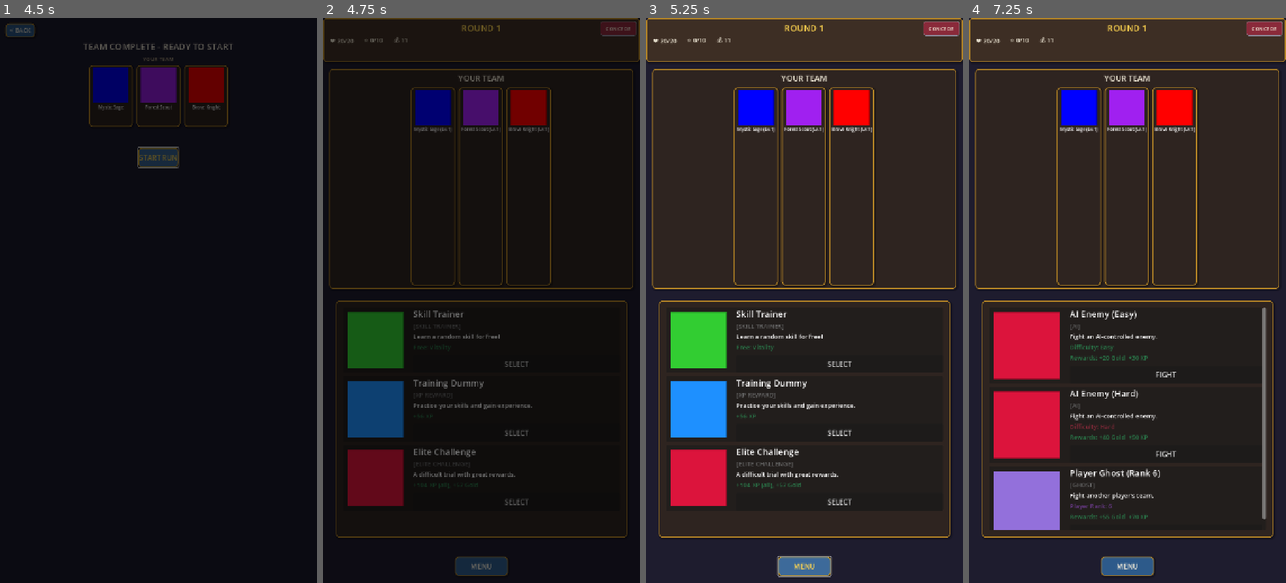
Above: before the commit, frames 1-4 (left to right).
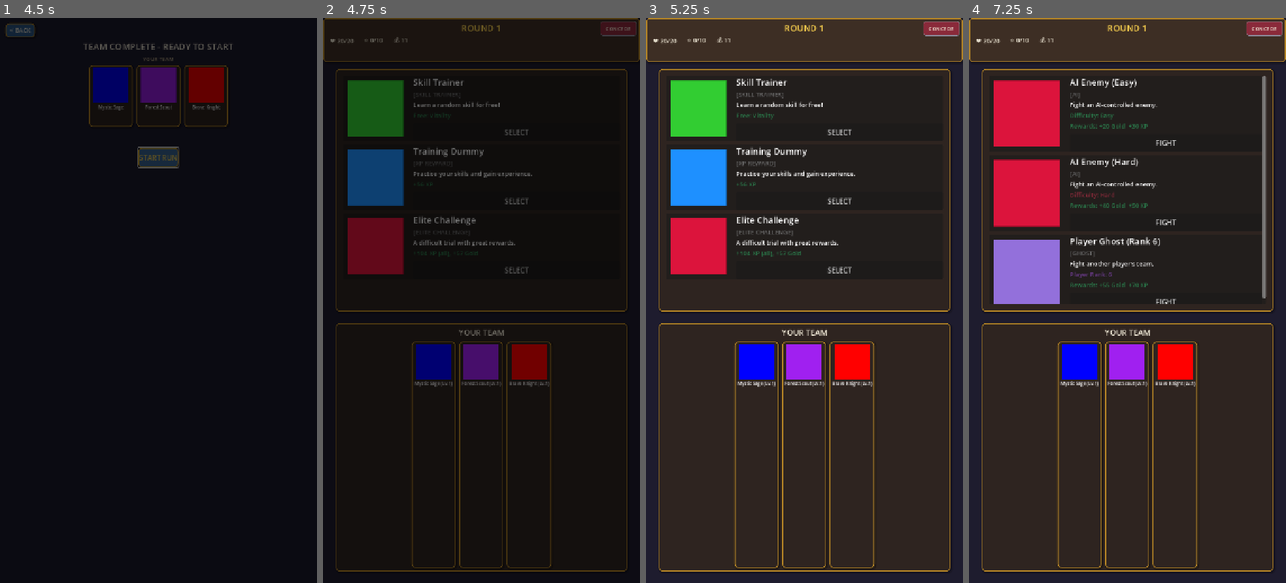
Above: after the commit, the same moments.

Repository: glenncj3/six-strong
Game: Godot game, scene res://scenes/main.tscn
Same seed, same stepped clock (60 frames per second), same inputs: the game is played once before the commit and once after it.
Inputs (mouse positions are in pixels of both pictures, inside the frame that each line leads up to):
- Up to frame 1 (4.5 s): click "PLAY" at 0.5 s; tap Enter at 1.25 s; move the mouse to (228, 272) at 1.27 s; hold D 1.28-2 s; tap G at 1.35 s; click (228, 272) at 1.42 s; click "SELECT" at 2 s; click "SELECT" at 2.75 s; click "SELECT" at 3.5 s; click "START RUN" at 4.25 s
- Up to frame 2 (4.75 s): no input
- Up to frame 3 (5.25 s): click (804, 566) at 5 s, where only the run before the commit has a clickable "MENU"
- Up to frame 4 (7.25 s): click "SELECT" at 5.75 s; click "SKIP" at 6.5 s

Frame 1 is identical in both runs. In frame 2, 21% of the frame differs, in the area x 1-98%, y 9-99%; in frame 3, 23%; in frame 4, 28%.

Commit message:
basic UI flip for team

Diff:
--- a/auto-battle-journey/scenes/ui/run_view.gd
+++ b/auto-battle-journey/scenes/ui/run_view.gd
@@ -21,7 +21,6 @@
 @onready var encounter_options_container = $CenterPanel/MarginContainer/VBoxContainer/EncounterOptionsScroll/EncounterOptionsContainer
 @onready var combat_options_scroll = $CenterPanel/MarginContainer/VBoxContainer/CombatOptionsScroll
 @onready var combat_options_container = $CenterPanel/MarginContainer/VBoxContainer/CombatOptionsScroll/CombatOptionsContainer
-@onready var menu_button = $MenuButton
 @onready var concede_button = $ConcedeButton
 @onready var concede_confirm_dialog = $ConcedeConfirmDialog
 
@@ -41,7 +40,6 @@
 	RunManager.gold_changed.connect(_on_gold_changed)
 	RunManager.phase_changed.connect(_on_phase_changed)
 
-	menu_button.pressed.connect(_on_menu_button_pressed)
 	concede_button.pressed.connect(_on_concede_button_pressed)
 	concede_confirm_dialog.confirmed.connect(_on_concede_confirmed)
 
@@ -76,9 +74,6 @@
 	reputation_label.add_theme_color_override("font_color", GameConstants.COLOR_TEXT_LIGHT)
 	wins_label.add_theme_color_override("font_color", GameConstants.COLOR_TEXT_LIGHT)
 	gold_label.add_theme_color_override("font_color", GameConstants.COLOR_TEXT_LIGHT)
-
-	# Button styling
-	UIStyles.apply_button_styles(menu_button)
 
 	# Concede button - special styling (danger action)
 	var concede_style = UIStyles.create_panel_style(
@@ -255,12 +250,6 @@
 	_update_all_displays()
 
 
-func _on_menu_button_pressed() -> void:
-	"""Open pause menu."""
-	# TODO: Create pause menu with additional options
-	print("RunView: Menu button pressed (pause menu not implemented)")
-
-
 func _on_concede_button_pressed() -> void:
 	"""Show concede confirmation dialog."""
 	concede_confirm_dialog.popup_centered()
--- a/auto-battle-journey/scenes/ui/run_view.tscn
+++ b/auto-battle-journey/scenes/ui/run_view.tscn
@@ -76,10 +76,10 @@
 [node name="TeamPanel" type="Panel" parent="."]
 layout_mode = 1
 anchors_preset = -1
-anchor_left = 0.02
-anchor_top = 0.09
-anchor_right = 0.98
-anchor_bottom = 0.48
+anchor_left = 0.04
+anchor_top = 0.54
+anchor_right = 0.96
+anchor_bottom = 0.98
 grow_horizontal = 2
 grow_vertical = 2
 
@@ -115,9 +115,9 @@
 layout_mode = 1
 anchors_preset = -1
 anchor_left = 0.04
-anchor_top = 0.5
+anchor_top = 0.09
 anchor_right = 0.96
-anchor_bottom = 0.92
+anchor_bottom = 0.52
 grow_horizontal = 2
 grow_vertical = 2
 
@@ -178,22 +178,6 @@
 layout_mode = 2
 size_flags_horizontal = 3
 theme_override_constants/separation = 8
-
-[node name="MenuButton" type="Button" parent="."]
-layout_mode = 1
-anchors_preset = 7
-anchor_left = 0.5
-anchor_top = 1.0
-anchor_right = 0.5
-anchor_bottom = 1.0
-offset_left = -60.0
-offset_top = -60.0
-offset_right = 60.0
-offset_bottom = -16.0
-grow_horizontal = 2
-grow_vertical = 0
-theme_override_font_sizes/font_size = 16
-text = "MENU"
 
 [node name="ConcedeButton" type="Button" parent="."]
 layout_mode = 1
